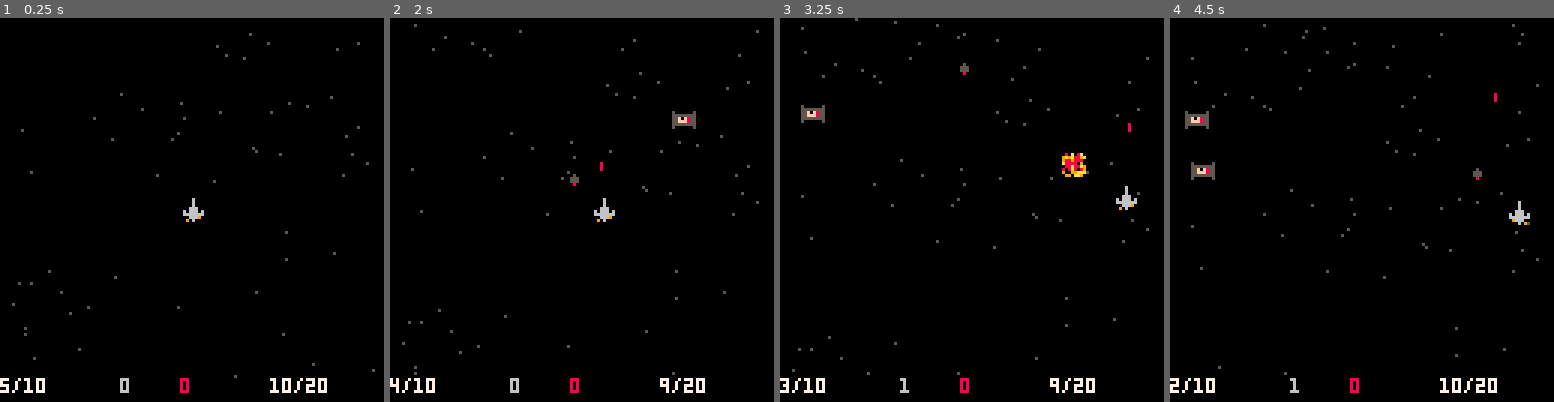
Above: before the commit, frames 1-4 (left to right).
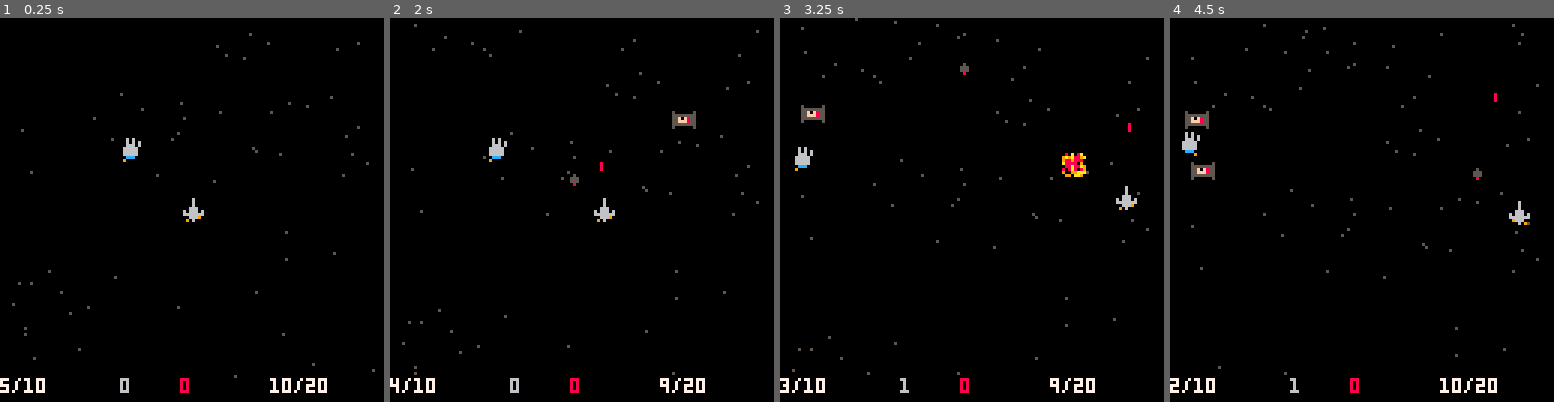
Above: after the commit, the same moments.

Repository: hbhanoo/pico8
Game: PICO-8 cartridge hemant.p8
The game is run twice, just before and just after one commit, with the same random seed, the same clock (stepped at 60 frames per second) and the same inputs.
Inputs:
- Up to frame 1 (0.25 s): no input
- Up to frame 2 (2 s): tap X (X key) at 0.33, 1.07, 1.85 s; tap O (Z key) at 0.7, 1.7 s; hold Right from 1.6 s (still down); hold P2 Left from 1.6 s (still down)
- Up to frame 3 (3.25 s): release Right at 2.1 s; release P2 Left at 2.1 s; tap O (Z key) at 2.1, 2.5, 2.9 s; hold Up 2.15-2.42 s; hold P2 Down 2.15-2.42 s; hold Right 2.47-3.03 s; hold P2 Left 2.47-3.03 s; tap X (X key) at 2.97 s; hold Left from 3.08 s (still down); hold P2 Right from 3.08 s (still down)
- Up to frame 4 (4.5 s): tap O (Z key) at 3.3, 3.7, 4.1 s; release Left at 3.58 s; release P2 Right at 3.58 s; hold Down 3.63-3.97 s; hold P2 Up 3.63-3.97 s; hold Right from 4.02 s (still down); hold P2 Left from 4.02 s (still down); tap X (X key) at 4.08 s

The runs differ from the first frame. In frame 1, 0.2% of the frame differs, in the area x 32-37%, y 31-38%; in frame 2, 0.2%; in frame 3, 0.2%; in frame 4, 0.2%.

Commit message:
add a millenium falcon, and a two player mode

Diff:
--- a/hemant.p8
+++ b/hemant.p8
@@ -2,6 +2,7 @@
 version 27
 __lua__
 
+two_player_mode = true
 t=0
 dx = 0
 dy = 0.25
@@ -19,6 +20,13 @@
    dr = 40,
    bullet = "tie_bullet",
  }
+ info.mf = {
+  type = "mf",
+  sp = 33,
+  sps = {33, 34},
+  animt = 6,
+  box = {x1 = 1, x2 = 6, y1 = 1, y2 = 8},
+ }
  info.ship = {
    type = "ship",
    sps = {1,2}, -- which sprites to animate
@@ -57,6 +65,7 @@
 
 function _init()
  ship = spawn("ship", { x = 60,  y = 60 })
+ if (two_player_mode) then mf = spawn("mf", { x = 40, y = 40 }) end
  bullets = {}
  enemies = {}
  explosions = {}
@@ -140,6 +149,7 @@
 function _update()
  t += 1
  animate(ship)
+ if (two_player_mode) then animate(mf) end
  replenish()
  for b in all(bullets) do
   moveobj(b)
@@ -158,8 +168,8 @@
   moveobj(e)
   if not in_bound(e, bound) then
     score.bad += 1
-    info[e.type].dr = max(info[e.type].dr + 1, 50)
-    info[e.type].dy = min(info[e.type].dy - 0.3, 0.5)
+    info[e.type].dr = min(info[e.type].dr + 1, 50)
+    info[e.type].dy = max(info[e.type].dy - 0.3, 0.5)
     del(enemies, e)
   end
  end
@@ -192,6 +202,27 @@
   ship.x+=ship.dx
  end
  constrain(ship, bound)
+
+ if (two_player_mode) then
+   if btn(⬆️, 1) then
+    mf.dy = min(0, mf.dy) - 0.1
+    mf.y+=mf.dy
+   end
+   if btn(⬇️, 1) then
+    mf.dy = max(0, mf.dy) + 0.1
+    mf.y+=mf.dy
+   end
+   if btn(⬅️, 1) then
+    mf.dx = min(0, mf.dx) - 0.1
+    mf.x += mf.dx
+   end
+   if btn(➡️, 1) then
+    mf.dx = max(0, mf.dx) + 0.1
+    mf.x+=mf.dx
+   end
+   constrain(mf, bound)
+ end
+
 
  if btn(🅾️) then fire(0) end
  if btn(❎) then fire(1) end
@@ -216,6 +247,7 @@
  print(ammos[0].n .. "/" .. ammos[0].mx, 0,120, 7)
  print(ammos[1].n .. "/" .. ammos[1].mx, 90,120, 7)
  spr(ship.sp, ship.x, ship.y)
+ if (two_player_mode) then spr(mf.sp, mf.x, mf.y) end
 end
 
 -->8
@@ -322,23 +354,23 @@
 007007000666666606666666500000055000000580000005808a8089a00a00090000000000000000000000000000000000000000000000000000000000000000
 00000000000666900096660000000000000000000000000090099aaa900000000000000000000000000000000000000000000000000000000000000000000000
 0000000000906000000060900000000000000000000000000990aa900090a0000000000000000000000000000000000000000000000000000000000000000000
-500000050500000000000008500000a5000000000000000000000000000000000000000000000000000000000000000000000000000000000000000000000000
-50000005555000000000000855a9a9aa000000000000000000000000000000000000000000000000000000000000000000000000000000000000000000000000
-55055055555000000000000855f98855000000000000000000000000000000000000000000000000000000000000000000000000000000000000000000000000
-55558555080000000000000055f88855000000000000000000000000000000000000000000000000000000000000000000000000000000000000000000000000
-5505505500000000000000005a9599a5000000000000000000000000000000000000000000000000000000000000000000000000000000000000000000000000
-50000005000000000000000050000005000000000000000000000000000000000000000000000000000000000000000000000000000000000000000000000000
+50000005050000000000000800000000000000000000000000000000000000000000000000000000000000000000000000000000000000000000000000000000
+50000005555000000000000800000000000000000000000000000000000000000000000000000000000000000000000000000000000000000000000000000000
+55055055555000000000000800000000000000000000000000000000000000000000000000000000000000000000000000000000000000000000000000000000
+55558555080000000000000000000000000000000000000000000000000000000000000000000000000000000000000000000000000000000000000000000000
+55055055000000000000000000000000000000000000000000000000000000000000000000000000000000000000000000000000000000000000000000000000
+50000005000000000000000000000000000000000000000000000000000000000000000000000000000000000000000000000000000000000000000000000000
 50000005000000000000000000000000000000000000000000000000000000000000000000000000000000000000000000000000000000000000000000000000
 00000000000000000000000000000000000000000000000000000000000000000000000000000000000000000000000000000000000000000000000000000000
-000000000000000000000000a8800005080a08a00a00000000000000000000000000000000000000000000000000000000000000000000000000000000000000
-0000000000000000000000009a9a55559a9a889a000a090000000000000000000000000000000000000000000000000000000000000000000000000000000000
-0000000000000000000000009889888598898880090090a000000000000000000000000000000000000000000000000000000000000000000000000000000000
-00000000000000000000000088888895a88880900a00009000000000000000000000000000000000000000000000000000000000000000000000000000000000
-000000000000000000000000888888a5088a88a9000000a000000000000000000000000000000000000000000000000000000000000000000000000000000000
-00000000000000000000000080000005808a8089a00a000900000000000000000000000000000000000000000000000000000000000000000000000000000000
-0000000000000000000000000000000090099aaa9000000000000000000000000000000000000000000000000000000000000000000000000000000000000000
-000000000000000000000000000000000990aa900090a00000000000000000000000000000000000000000000000000000000000000000000000000000000000
-…(4 lines of a section not shown)…
+00000000006060000060600000000000000000000000000000000000000000000000000000000000000000000000000000000000000000000000000000000000
+00000000006060600060606000000000000000000000000000000000000000000000000000000000000000000000000000000000000000000000000000000000
+00000000006660600066606000000000000000000000000000000000000000000000000000000000000000000000000000000000000000000000000000000000
+00000000066666000666660000000000000000000000000000000000000000000000000000000000000000000000000000000000000000000000000000000000
+00000000066666000666660000000000000000000000000000000000000000000000000000000000000000000000000000000000000000000000000000000000
+00000000066666000666660000000000000000000000000000000000000000000000000000000000000000000000000000000000000000000000000000000000
+0000000000ccc00000ccc00000000000000000000000000000000000000000000000000000000000000000000000000000000000000000000000000000000000
+00000000090000000000090000000000000000000000000000000000000000000000000000000000000000000000000000000000000000000000000000000000
+…(4 lines of a section not shown)…
